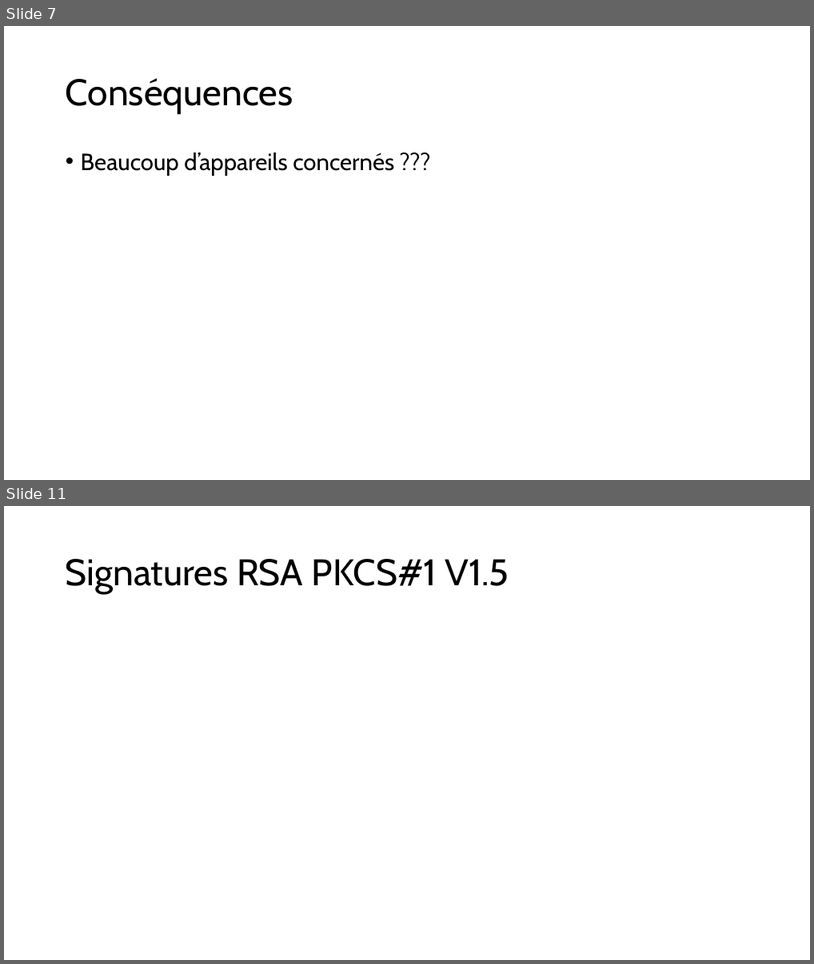
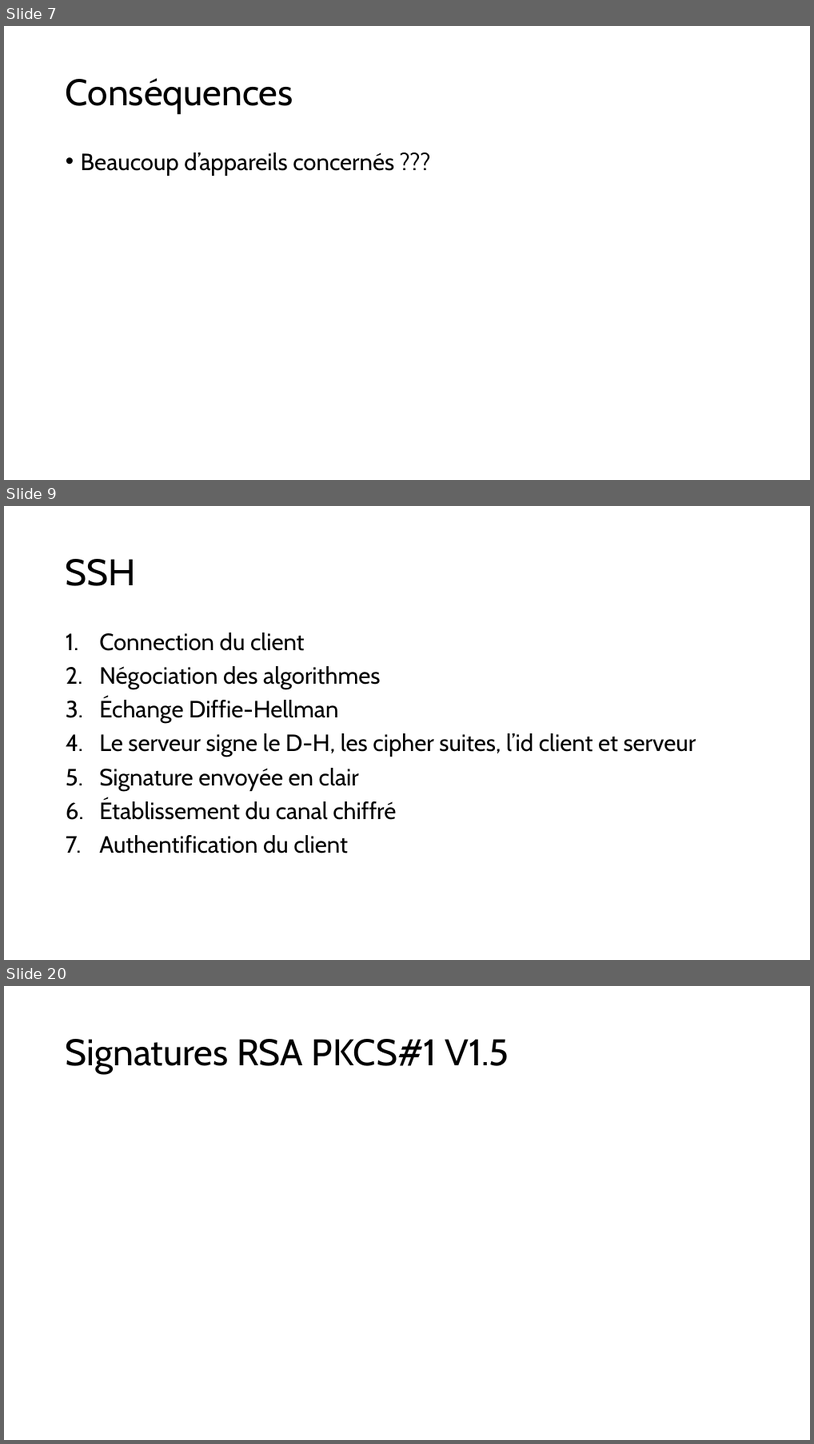
Before and after one commit to JustinFerrara14/SSE, a slide deck: SSELaticeAttackFerrara.pptx. Shown one above the other, each under a label of ours: slides 7 and 11 before the commit, slides 7, 9 and 20 after it; the slides between them are not shown. The pictures are 814x964 and 814x1444 pixels, drawn with LibreOffice and Linux fonts; fonts in the diff are those of the drawing; grey boxes stand for pictures. Boxes give left, top, right and bottom in pixels: in the first picture for what was removed or moved away, otherwise in the second. Text is boxed around its words. In the diff, an @@ line names an element or a change of style, - is before the commit and + after.

```diff
--- a/SSELaticeAttackFerrara.pptx
+++ b/SSELaticeAttackFerrara.pptx
@@ slide 9 added at [4,506,810,960], background #FFFFFF @@
@@ title added at [66,559,136,586], 44 pt, text #000000 @@
+SSH
@@ text added at [99,632,697,853], 28 pt, text #000000 @@
+1. Connection du client
+2. Négociation des algorithmes
+3. Échange Diffie-Hellman
+4. Le serveur signe le D-H, les cipher suites, l’id client et serveur
+5. Signature envoyée en clair
+6. Établissement du canal chiffré
+7. Authentification du client
@@ what was slide 11 is now slide 20 @@
```
Also in this commit, not shown: 7 slides changed, 11 other slides added, 2 slides removed, 3 other files.
